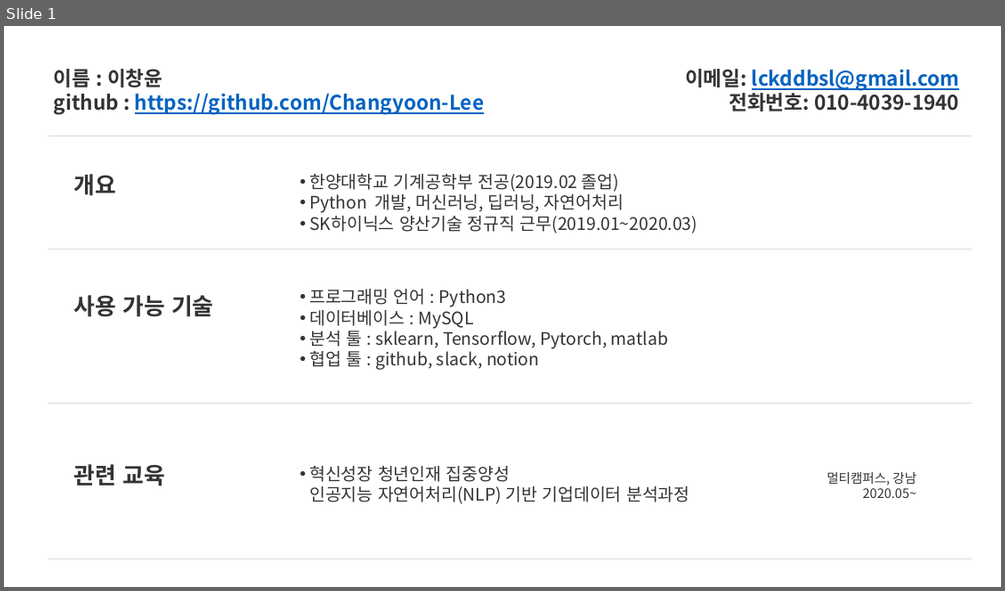
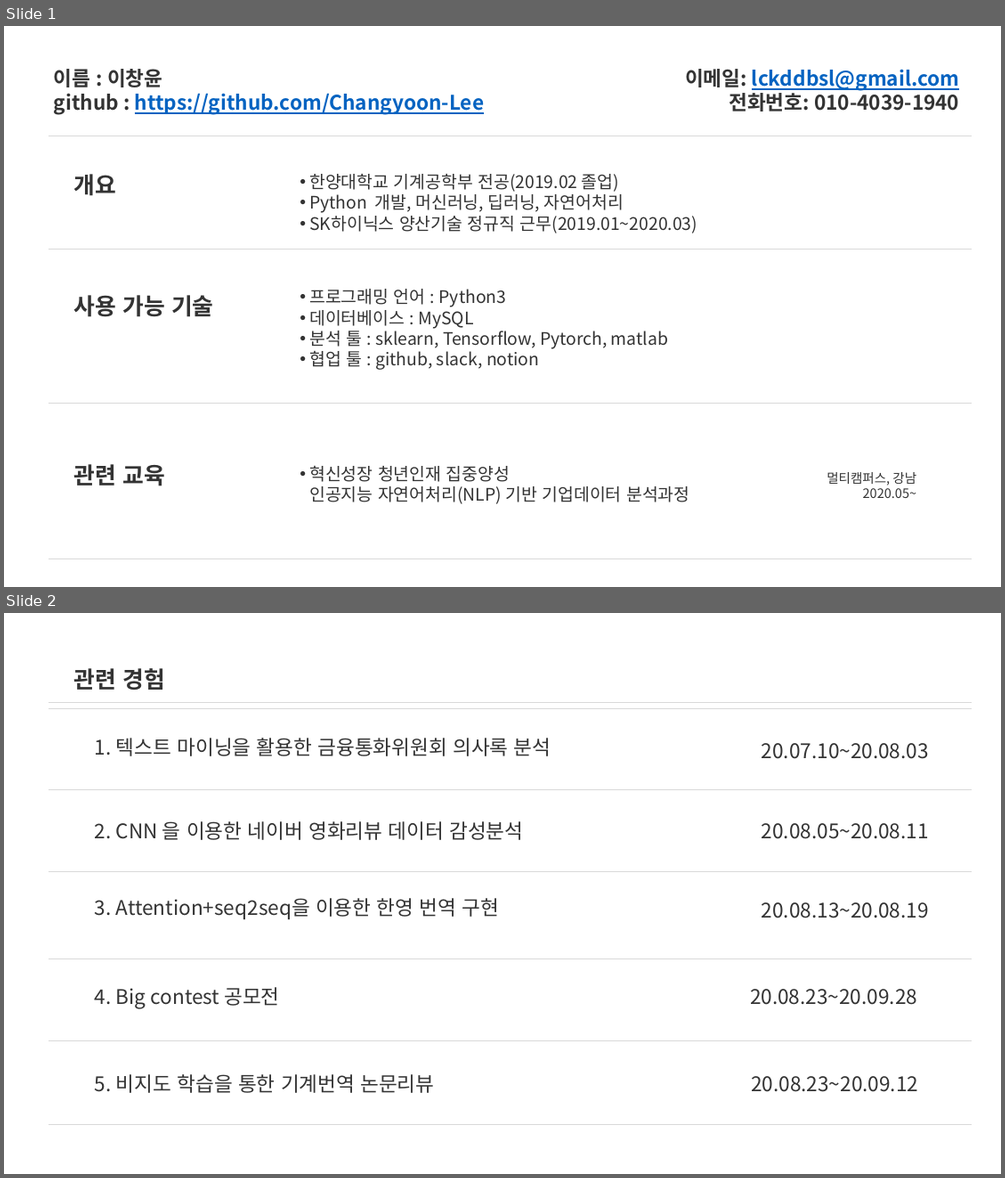
Before and after one commit to Changyoon-Lee/portfolio, a slide deck: 포트폴리오세부내용.pptx. Shown one above the other, each under a label of ours: slide 1 before the commit, slides 1 and 2 after it. The pictures are 1005x591 and 1005x1178 pixels, drawn with LibreOffice and Linux fonts; fonts in the diff are those of the drawing. Boxes give left, top, right and bottom in pixels: in the first picture for what was removed or moved away, otherwise in the second. Text is boxed around its words. In the diff, an @@ line names an element or a change of style, - is before the commit and + after.

```diff
--- a/포트폴리오세부내용.pptx
+++ b/포트폴리오세부내용.pptx
@@ slide 2 added at bbox=[4, 613, 1001, 1174], background #FFFFFF @@
@@ text added at bbox=[74, 668, 165, 690], 32 pt, text #333333, bold @@
+관련 경험
@@ line added from (48, 708) to (971, 708), #D9D9D9 0.5 pt @@
@@ line added from (48, 703) to (971, 703), #D9D9D9 0.5 pt @@
@@ text added at bbox=[95, 738, 551, 756], 28 pt, text #333333 @@
+1. 텍스트 마이닝을 활용한 금융통화위원회 의사록 분석
@@ text added at bbox=[761, 743, 929, 759], 28 pt, text #333333 @@
+20.07.10~20.08.03
@@ line added from (49, 789) to (971, 789), #D9D9D9 0.5 pt @@
@@ text added at bbox=[95, 821, 523, 840], 28 pt, text #333333 @@
+2. CNN 을 이용한 네이버 영화리뷰 데이터 감성분석
@@ text added at bbox=[761, 823, 929, 839], 28 pt, text #333333 @@
+20.08.05~20.08.11
@@ line added from (49, 871) to (971, 871), #D9D9D9 0.5 pt @@
@@ text added at bbox=[95, 898, 500, 919], 28 pt, text #333333 @@
+3. Attention+seq2seq을 이용한 한영 번역 구현
@@ text added at bbox=[761, 902, 929, 918], 28 pt, text #333333 @@
+20.08.13~20.08.19
@@ line added from (49, 958) to (971, 958), #D9D9D9 0.5 pt @@
@@ text added at bbox=[95, 987, 279, 1009], 28 pt, text #333333 @@
+4. Big contest 공모전
@@ text added at bbox=[750, 989, 917, 1005], 28 pt, text #333333 @@
+20.08.23~20.09.28
@@ line added from (49, 1040) to (971, 1040), #D9D9D9 0.5 pt @@
@@ text added at bbox=[95, 1074, 434, 1093], 28 pt, text #333333 @@
+5. 비지도 학습을 통한 기계번역 논문리뷰
@@ text added at bbox=[751, 1076, 918, 1092], 28 pt, text #333333 @@
+20.08.23~20.09.12
@@ line added from (48, 1125) to (971, 1125), #D9D9D9 0.5 pt @@
```
Also in this commit, not shown: 13 slides changed, 4 other slides added.
